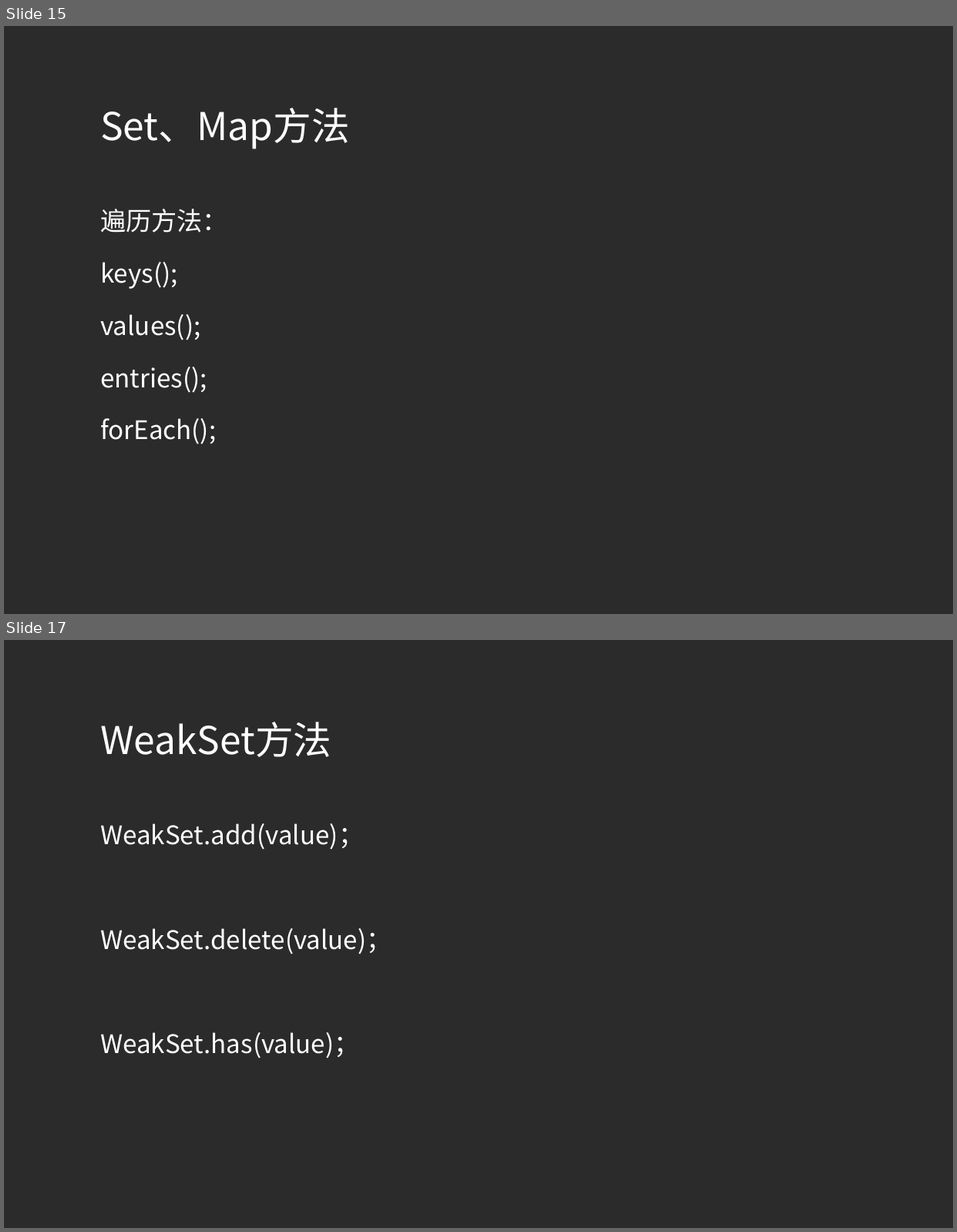
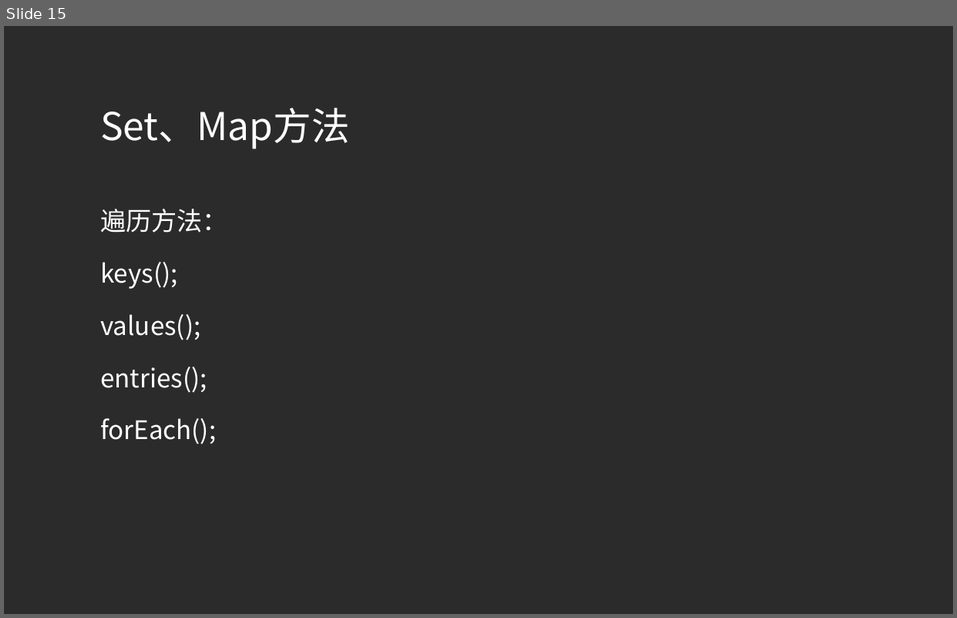
Before and after one commit to yiqisweet/node, a slide deck: ppt/TP03.ppt. Shown one above the other, each under a label of ours: slides 15 and 17 before the commit, slide 15 after it; the slides between them are not shown. The pictures are 957x1232 and 957x618 pixels, drawn with LibreOffice and Linux fonts; fonts in the diff are those of the drawing; background and template pictures are left out; a plain dark background stands for a picture behind light text. Boxes give left, top, right and bottom in pixels: in the first picture for what was removed or moved away, otherwise in the second. Text is boxed around its words. In the diff, an @@ line names an element or a change of style, - is before the commit and + after.

```diff
--- a/ppt/TP03.ppt
+++ b/ppt/TP03.ppt
@@ slide 17 removed at (4, 640, 953, 1228), background picture (left out) @@
@@ title removed at (100, 722, 331, 757) @@
-WeakSet方法
@@ text removed at (100, 823, 392, 1058) @@
-WeakSet.add(value)；
-WeakSet.delete(value)；
-WeakSet.has(value)；
```
Also in this commit, not shown: 2 slides changed, 4 other slides removed, 6 other files.
